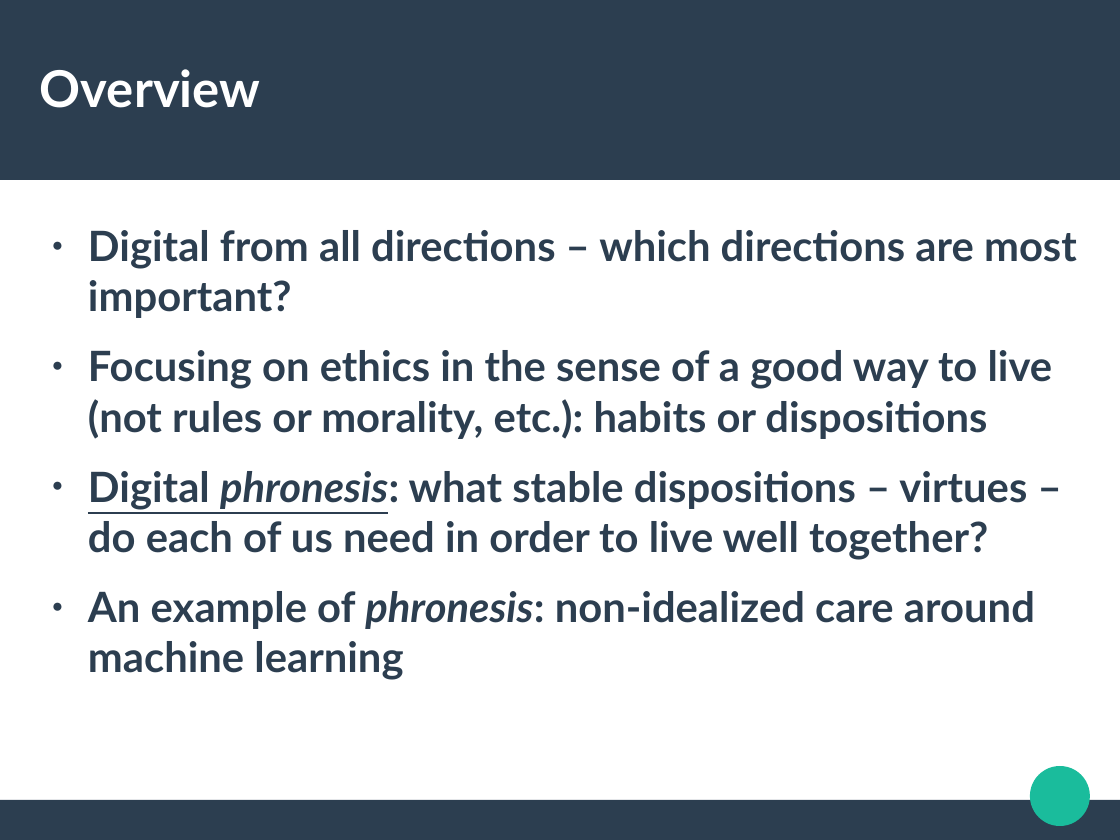
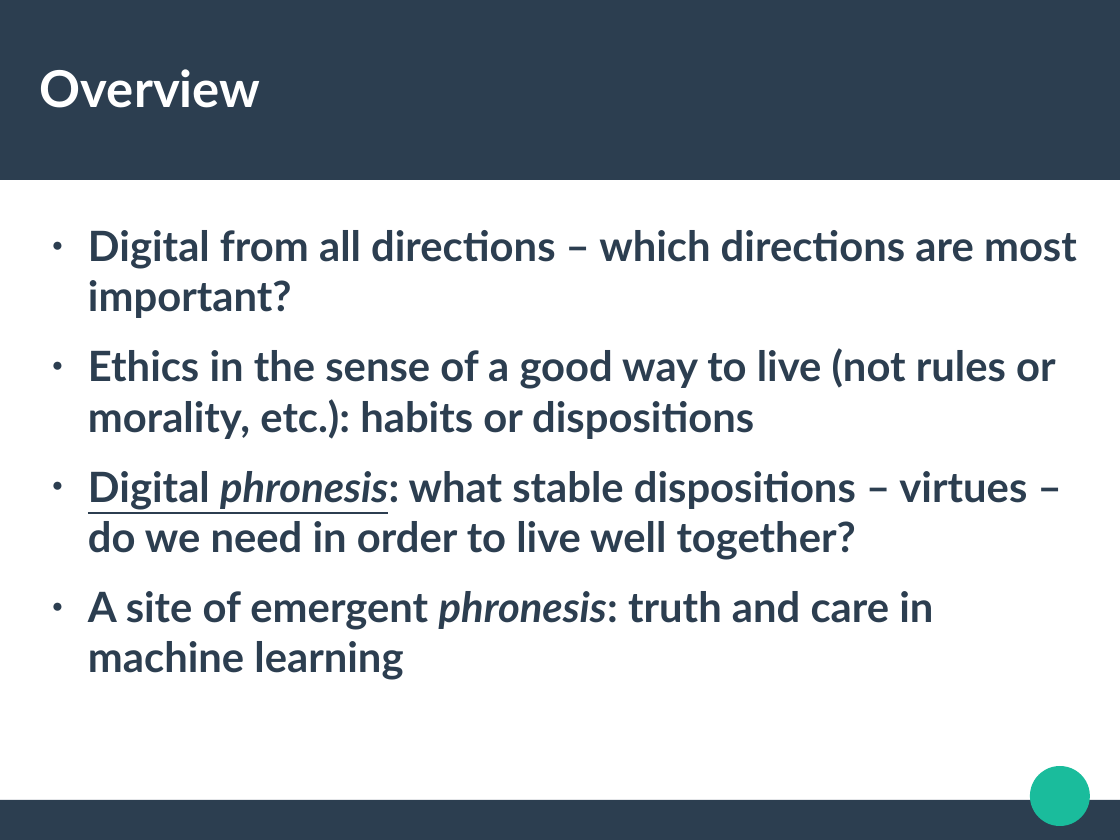
Before and after one commit to rian39/digital_ethics, a slide deck: slide 3 of digital_ethics_slides.odp. Drawn at 1120x840 pixels with LibreOffice and Linux fonts; fonts in the diff are those of the drawing. Boxes give left, top, right and bottom in pixels: in the first picture for what was removed or moved away, otherwise in the second. Text is boxed around its words. In the diff, an @@ line names an element or a change of style, - is before the commit and + after.

```diff
--- a/digital_ethics_slides.odp
+++ b/digital_ethics_slides.odp
@@ text at [88,348,1056,680]: text changed @@
-● Focusing on ethics in the sense of a good way to live (not rules or morality, etc.): habits or dispositions
-● Digital phronesis: what stable dispositions – virtues – do each of us need in order to live well together?
-● An example of phronesis: non-idealized care around machine learning
+● Ethics in the sense of a good way to live (not rules or morality, etc.): habits or dispositions
+● Digital phronesis: what stable dispositions – virtues – do we need in order to live well together?
+● A site of emergent phronesis: truth and care in machine learning
```
Also in this commit, not shown: 12 other slides changed, 3 slides removed, 2 other files.
